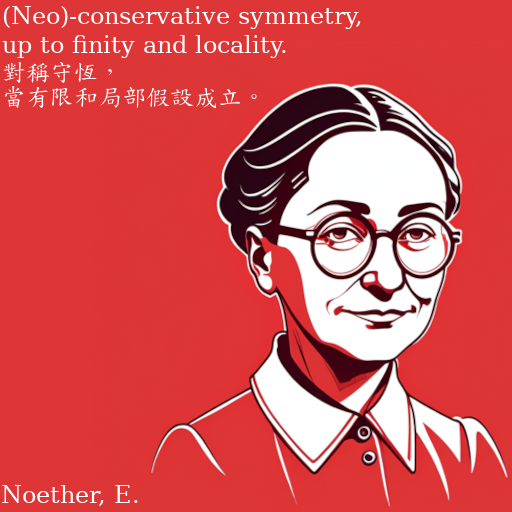
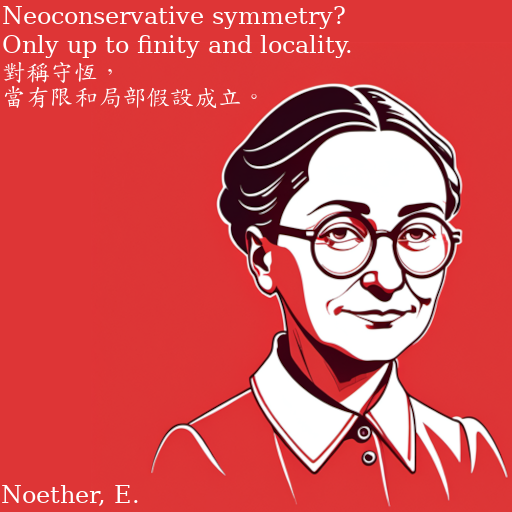
Layer changes from the first 512x512 image to the second:
renamed "(Neo)-conservative symmetry, ..." to "Neoconservative symmetry? ...", painted on it over [2, 6, 361, 58]
